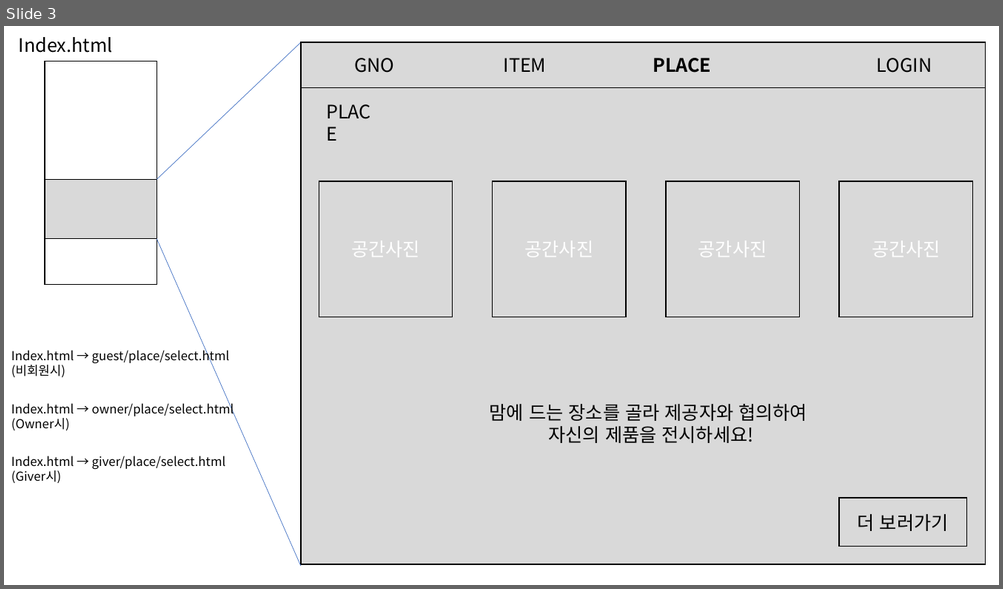
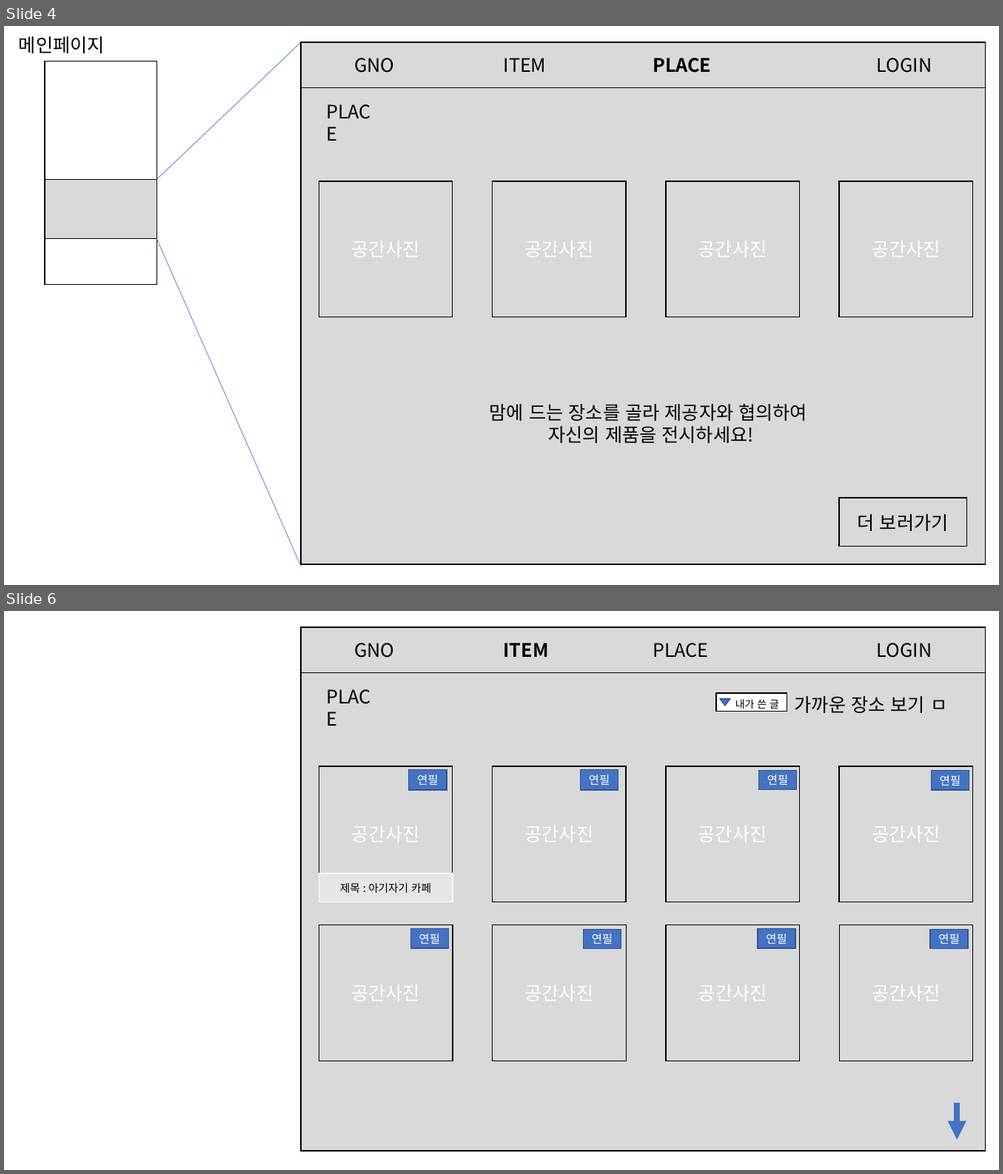
Before and after one commit to bigwin26/spring, a slide deck: GNO/3조 메인페이지 디자인.pptx. Shown one above the other, each under a label of ours: slide 3 before the commit, slides 4 and 6 after it; the slides between them are not shown. The pictures are 1003x589 and 1003x1174 pixels, drawn with LibreOffice and Linux fonts; fonts in the diff are those of the drawing. Boxes give left, top, right and bottom in pixels: in the first picture for what was removed or moved away, otherwise in the second. Text is boxed around its words. In the diff, an @@ line names an element or a change of style, - is before the commit and + after.

```diff
--- a/GNO/3조 메인페이지 디자인.pptx
+++ b/GNO/3조 메인페이지 디자인.pptx
@@ slide 6 added at [4,611,999,1170], background #FFFFFF @@
@@ rectangle added at [301,627,985,1151], fill #D9D9D9, outline #000000 1 pt @@
@@ rectangle added at [301,627,985,673], fill #D9D9D9, outline #000000 1 pt, 18 pt, text #000000 @@
+GNO ITEM PLACE LOGIN
@@ text added at [652,643,708,658], 18 pt, text #000000 @@
+PLACE
@@ rectangle added at [716,693,787,711], fill #FFFFFF, outline #000000 1 pt @@
@@ triangle added at [720,699,730,706], fill #4472C4, outline #325491 1 pt @@
@@ text added at [735,699,779,709], 10 pt, text #000000 @@
+내가 쓴 글
@@ text added at [794,696,947,713], 18 pt, text #000000 @@
+가까운 장소 보기 ㅁ
@@ rectangle added at [318,766,452,902], fill #D9D9D9, outline #000000 1 pt, 18 pt, text #FFFFFF @@
+공간사진
@@ rectangle added at [408,770,447,790], fill #4472C4, outline #325491 1 pt, 11 pt, text #FFFFFF @@
+연필
@@ rectangle added at [492,766,626,902], fill #D9D9D9, outline #000000 1 pt, 18 pt, text #FFFFFF @@
+공간사진
@@ rectangle added at [580,770,618,790], fill #4472C4, outline #325491 1 pt, 11 pt, text #FFFFFF @@
+연필
@@ rectangle added at [666,766,800,902], fill #D9D9D9, outline #000000 1 pt, 18 pt, text #FFFFFF @@
+공간사진
@@ rectangle added at [758,771,797,790], fill #4472C4, outline #325491 1 pt, 11 pt, text #FFFFFF @@
+연필
@@ rectangle added at [839,766,973,902], fill #D9D9D9, outline #000000 1 pt, 18 pt, text #FFFFFF @@
+공간사진
@@ rectangle added at [931,771,970,790], fill #4472C4, outline #325491 1 pt, 11 pt, text #FFFFFF @@
+연필
@@ rectangle added at [318,874,452,902], fill #E7E6E6, outline #FFFFFF 1 pt, 10.5 pt, text #000000 @@
+제목 : 아기자기 카페
@@ rectangle added at [318,925,452,1061], fill #D9D9D9, outline #000000 1 pt, 18 pt, text #FFFFFF @@
+공간사진
@@ rectangle added at [410,929,449,948], fill #4472C4, outline #325491 1 pt, 11 pt, text #FFFFFF @@
+연필
@@ rectangle added at [492,925,626,1061], fill #D9D9D9, outline #000000 1 pt, 18 pt, text #FFFFFF @@
+공간사진
@@ rectangle added at [583,930,621,949], fill #4472C4, outline #325491 1 pt, 11 pt, text #FFFFFF @@
+연필
@@ rectangle added at [666,925,800,1061], fill #D9D9D9, outline #000000 1 pt, 18 pt, text #FFFFFF @@
+공간사진
@@ rectangle added at [757,929,796,948], fill #4472C4, outline #325491 1 pt, 11 pt, text #FFFFFF @@
+연필
@@ rectangle added at [839,925,973,1061], fill #D9D9D9, outline #000000 1 pt, 18 pt, text #FFFFFF @@
+공간사진
@@ rectangle added at [930,930,968,949], fill #4472C4, outline #325491 1 pt, 11 pt, text #FFFFFF @@
+연필
@@ arrow added from (957, 1103) to (957, 1140), #4472C4 6 pt @@
@@ what was slide 3 is now slide 4 @@
@@ slide 4 changed as well @@
@@ text at [19,36,105,53]: text changed @@
-Index.html
+메인페이지
@@ text removed at [11,348,230,378] @@
-Index.html → guest/place/select.html
-(비회원시)
@@ text removed at [11,401,234,431] @@
-Index.html → owner/place/select.html
-(Owner시)
@@ text removed at [11,456,226,483] @@
-Index.html → giver/place/select.html
-(Giver시)
```
Also in this commit, not shown: 2 other slides changed, 16 other slides added, 1 other file.
